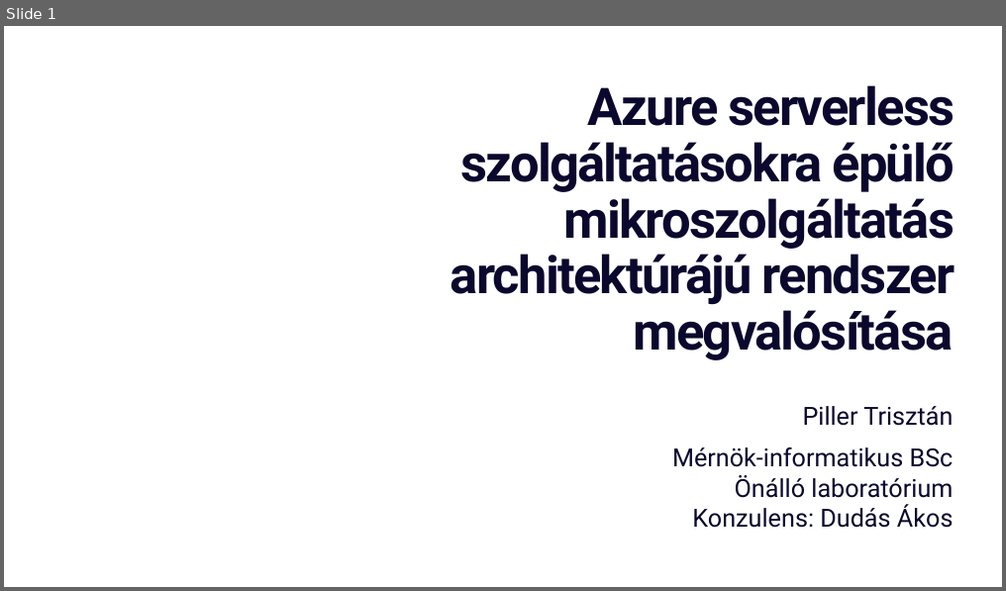
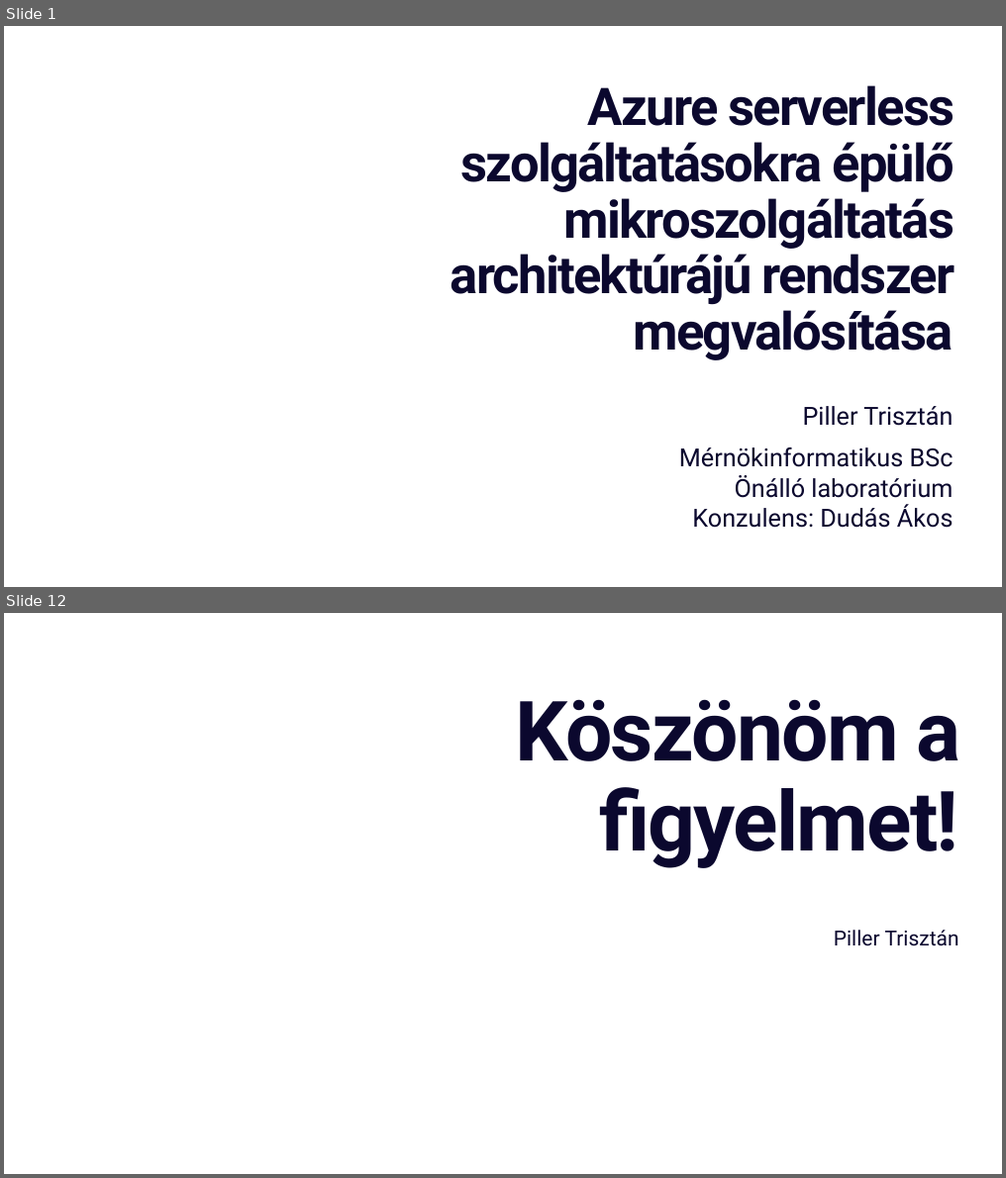
Before and after one commit to triszt4n/remark, a slide deck: docs/Presentation_hu.pptx. Shown one above the other, each under a label of ours: slide 1 before the commit, slides 1 and 12 after it; the slides between them are not shown. The pictures are 1006x591 and 1006x1178 pixels, drawn with LibreOffice and Linux fonts; fonts in the diff are those of the drawing; background and template pictures are left out. Boxes give left, top, right and bottom in pixels: in the first picture for what was removed or moved away, otherwise in the second. Text is boxed around its words. In the diff, an @@ line names an element or a change of style, - is before the commit and + after.

```diff
--- a/docs/Presentation_hu.pptx
+++ b/docs/Presentation_hu.pptx
@@ slide 12 added at (4,613,1002,1174), background #FFFFFF @@
@@ title added at (516,699,961,868), 80 pt, text #0B082E, bold @@
+Köszönöm a figyelmet!
@@ subtitle added at (834,930,959,947), 20 pt, text #0B082E @@
+Piller Trisztán
@@ slide 1 changed as well @@
@@ subtitle "Piller Trisztán": place and size @@
-subtitle "Piller Trisztán" at (672,406,953,528)
+subtitle "Piller Trisztán" at (679,406,953,528)
@@ subtitle at (679,448,953,468): text changed @@
-Mérnök-informatikus BSc
+Mérnökinformatikus BSc
```
Also in this commit, not shown: 10 other slides added, 1 slide removed, 11 other files.
